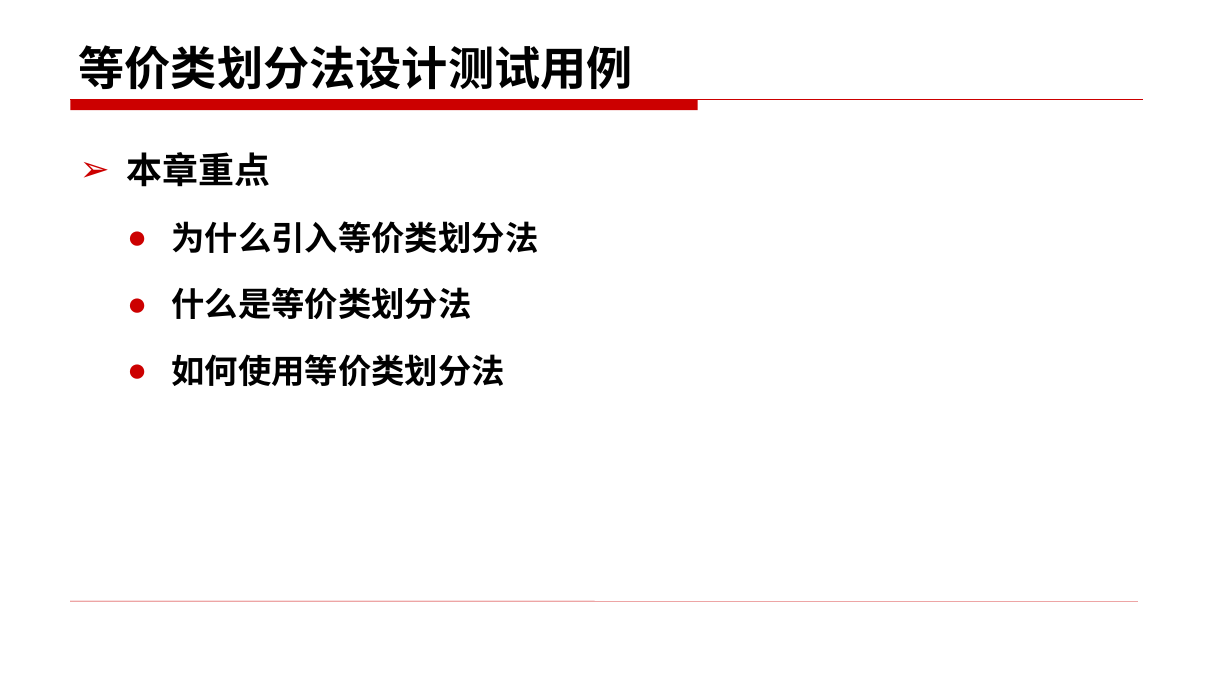
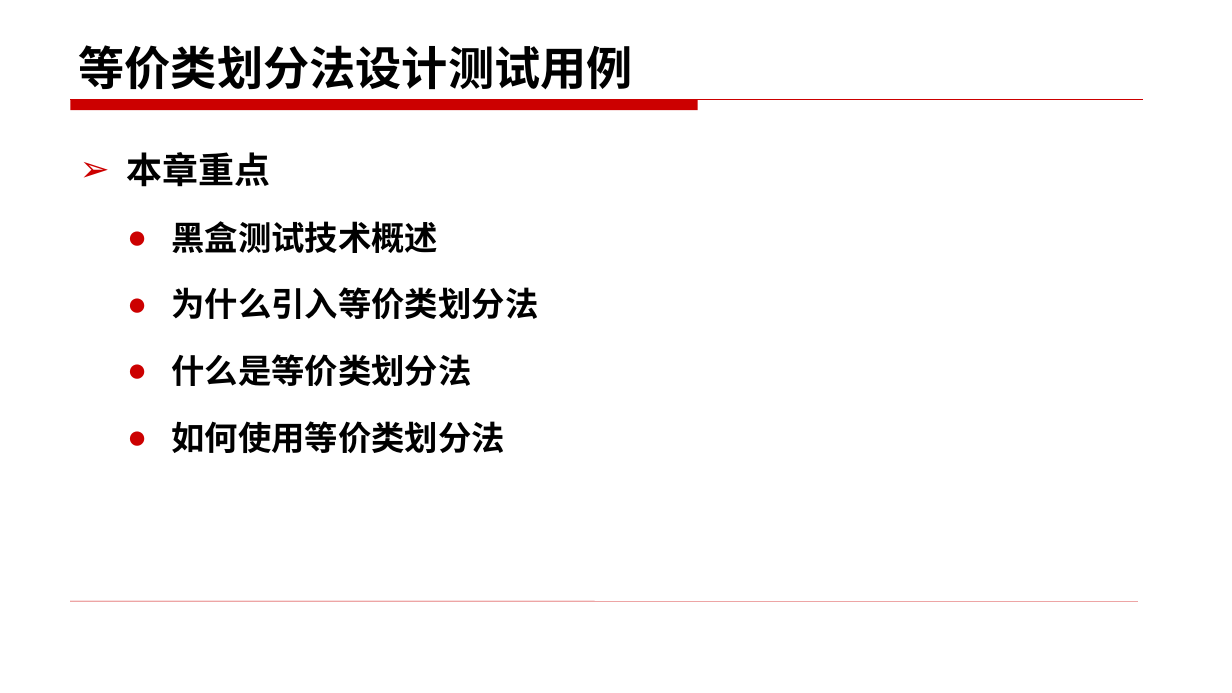
Before and after one commit to changlingling123/Base-of-Testing-2018, a slide deck: slide 2 of 第二部分 软件测试技术/3.1黑盒测试技术——等价类（书上3.3）.pptx. Drawn at 1232x693 pixels with LibreOffice and Linux fonts; fonts in the diff are those of the drawing. Boxes give left, top, right and bottom in pixels: in the first picture for what was removed or moved away, otherwise in the second. Text is boxed around its words. In the diff, an @@ line names an element or a change of style, - is before the commit and + after.

```diff
--- a/第二部分 软件测试技术/3.1黑盒测试技术——等价类（书上3.3）.pptx
+++ b/第二部分 软件测试技术/3.1黑盒测试技术——等价类（书上3.3）.pptx
@@ text at (x1=171, y1=221, x2=438, y2=253): paragraph added @@
+  ● 黑盒测试技术概述
```
Also in this commit, not shown: 27 other slides changed, 9 slides added, 18 slides removed.
